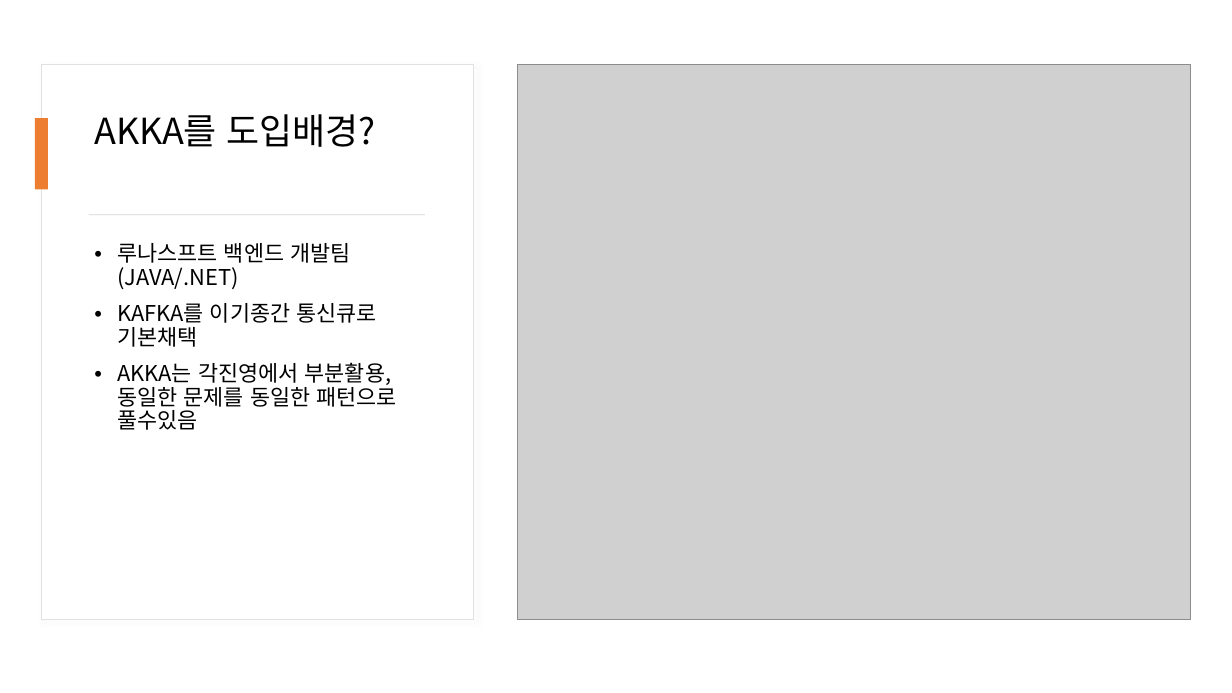
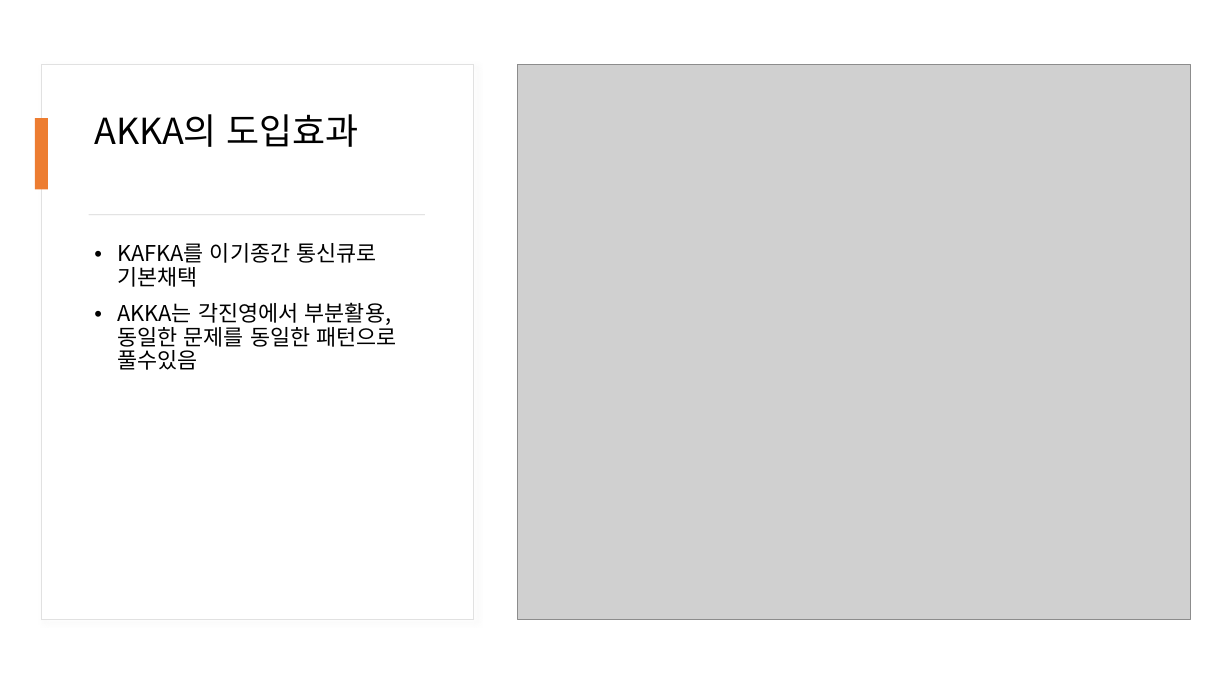
Before and after one commit to psmon/AkkaDotModule, a slide deck: slide 4 of Doc/DotCoreApiWithAkka.pptx (slide 2 before the commit). Drawn at 1232x693 pixels with LibreOffice and Linux fonts; fonts in the diff are those of the drawing; grey boxes stand for pictures. Boxes give left, top, right and bottom in pixels: in the first picture for what was removed or moved away, otherwise in the second. Text is boxed around its words. In the diff, an @@ line names an element or a change of style, - is before the commit and + after.

```diff
--- a/Doc/DotCoreApiWithAkka.pptx
+++ b/Doc/DotCoreApiWithAkka.pptx
@@ title at [94,114,359,147]: text changed @@
-AKKA를 도입배경?
+AKKA의 도입효과
@@ text at [117,243,350,289]: paragraph removed @@
-• 루나스프트 백엔드 개발팀(JAVA/.NET)
```
Also in this commit, not shown: 7 other slides changed, 3 slides added, 12 slides removed, 7 other files.
